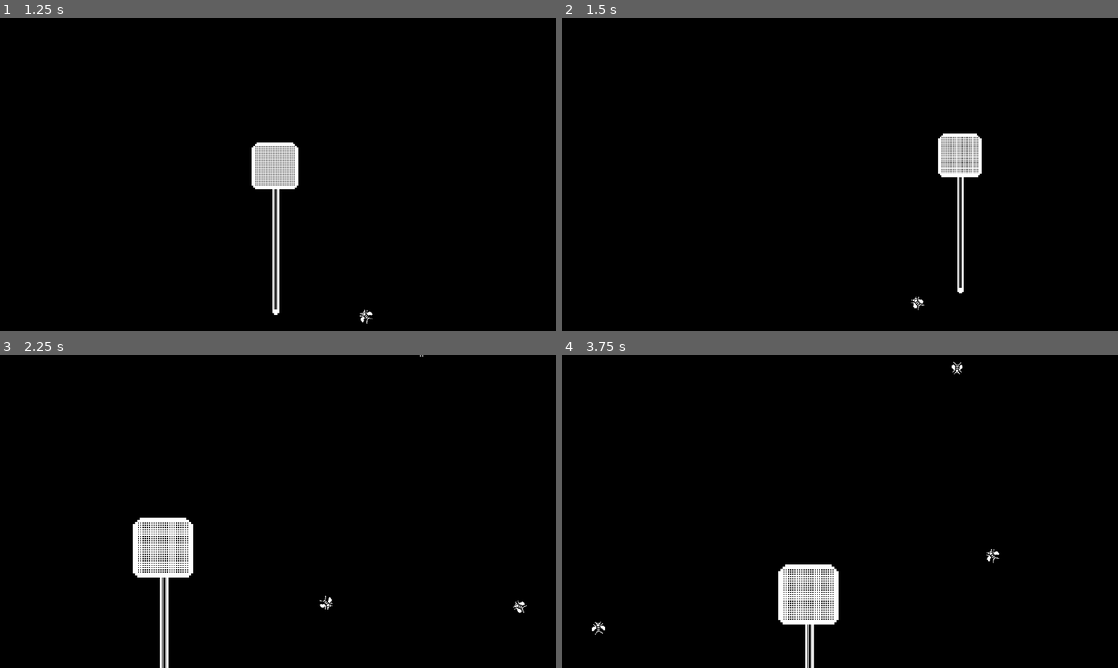
Above: before the commit, frames 1-4 (two rows, left to right).
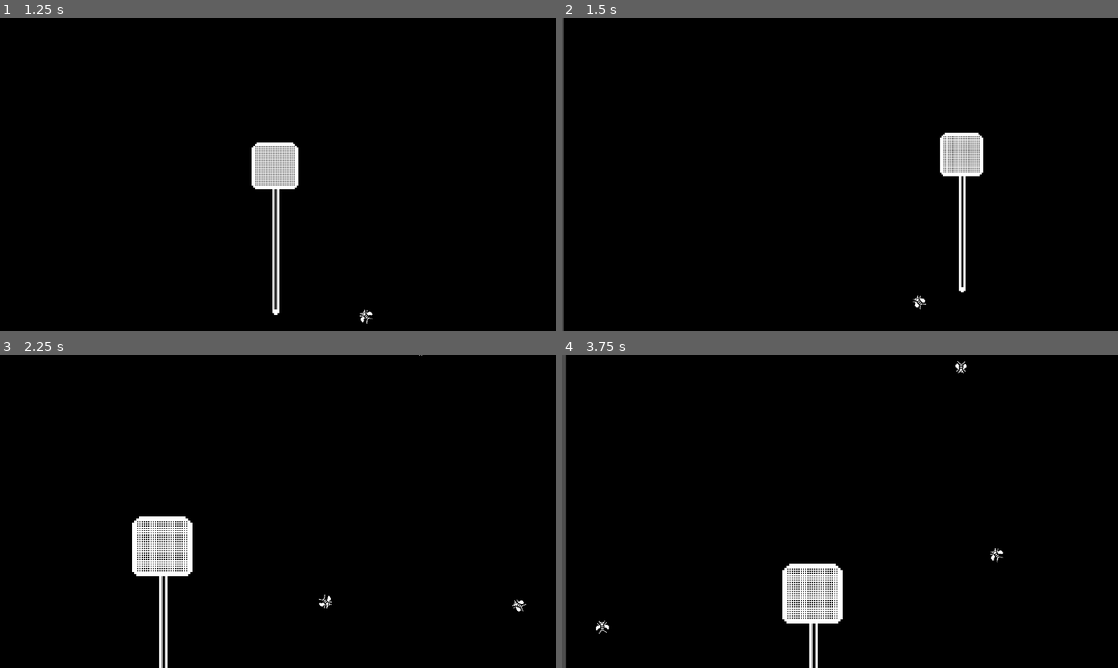
Above: after the commit, the same moments.

Repository: markusweiss/godot-template
Game: Godot game, scene res://start.tscn
The game is run twice, just before and just after one commit, with the same random seed, the same clock (stepped at 60 frames per second) and the same inputs. The project has no main scene, so this scene is started directly. Sound files missing from this copy of the repository are replaced by a short silence.
Inputs (mouse positions are in pixels of both pictures, inside the frame that each line leads up to):
- Up to frame 1 (1.25 s): click "Start Game" at 0.5 s
- Up to frame 2 (1.5 s): move the mouse to (962, 158) at 1.27 s; hold Right (move_right) from 1.28 s (still down); click (962, 158) at 1.42 s
- Up to frame 3 (2.25 s): release Right (move_right) at 2 s; drag from (166, 527) to (333, 611) at 2.02 s
- Up to frame 4 (3.75 s): move the mouse to (895, 442) at 2.77 s; hold Right (move_right) 2.78-3.5 s; click (895, 442) at 2.92 s; drag from (812, 574) to (1006, 574) at 3.52 s

Frame 1 is identical in both runs. In frame 2, 1.7% of the frame differs, in the area x 0-76%, y 0-100%; in frame 3, 1.7%; in frame 4, 2.6%, in the area x 0-80%, y 0-100%.

Commit message:
add camera to test shake effect

Diff:
--- /dev/null
+++ b/features/levels/camera_2d.gd
@@ -0,0 +1,25 @@
+extends Camera2D
+
+@export var shake_strength := 10
+@export var shake_duration := 0.15
+
+var _shake_timer := 0.0
+
+func shake():
+	_shake_timer = shake_duration
+
+func _process(delta):
+	if _shake_timer > 0:
+		_shake_timer -= delta
+		var offset = Vector2(
+			randf_range(-1, 1),
+			randf_range(-1, 1)
+		) * shake_strength
+
+		if offset.length() > shake_strength:
+			offset = offset.normalized() * shake_strength
+
+		offset = offset.round()  # Für sauberen Pixellook
+		position = offset
+	else:
+		position = Vector2.ZERO
--- a/features/levels/fly_swatter.gd
+++ b/features/levels/fly_swatter.gd
@@ -1,6 +1,6 @@
 extends Sprite2D
 
-@export var boundary_rect: Rect2 = Rect2(0, 0, 1024, 600)
+@export var boundary_rect: Rect2 = Rect2(0, 0, 1280, 720)
 
 var is_swinging := false
 var swing_timer := 0.0
@@ -55,6 +55,7 @@
 func _input(event):
 	if event is InputEventMouseButton and event.button_index == MOUSE_BUTTON_LEFT and event.pressed and not is_swinging:
 		play_swatter_sound()
+		get_viewport().get_camera_2d().shake()
 		is_swinging = true
 		swing_timer = 0.0
 
--- a/features/levels/test_fly_game.gd
+++ b/features/levels/test_fly_game.gd
@@ -29,7 +29,7 @@
 
 func _ready():
 	# Pause zuslassen
-	process_mode = Node.PROCESS_MODE_PAUSABLE
+	# process_mode = Node.PROCESS_MODE_PAUSABLE
 	# Musik initialisieren
 	player.stream = load("res://features/UI/main_menu/assets/sounds/beattest2.mp3")
 	player.stream.loop = true
--- a/features/levels/test_fly_game.tscn
+++ b/features/levels/test_fly_game.tscn
@@ -6,6 +6,7 @@
 [ext_resource type="Texture2D" uid="uid://cmbgl8ubd0tqj" path="res://features/player/assets/images/flyswatter.png" id="3_nmn2b"]
 [ext_resource type="Script" uid="uid://eepdu6k8ur63" path="res://features/levels/fly_swatter.gd" id="4_4pjdu"]
 [ext_resource type="Script" uid="uid://c3odfivc04uu0" path="res://features/levels/area_2d.gd" id="5_nmn2b"]
+[ext_resource type="Script" uid="uid://ccte5gjoq0iqg" path="res://features/levels/camera_2d.gd" id="7_68erv"]
 
 [sub_resource type="StyleBoxFlat" id="StyleBoxFlat_i5udf"]
 bg_color = Color(0, 0, 0, 1)
@@ -19,8 +20,8 @@
 [node name="Pause" parent="." instance=ExtResource("2_pgi5k")]
 
 [node name="Panel" type="Panel" parent="."]
-offset_right = 2304.0
-offset_bottom = 1296.0
+offset_right = 2560.0
+offset_bottom = 1440.0
 mouse_filter = 2
 theme_override_styles/panel = SubResource("StyleBoxFlat_i5udf")
 
@@ -45,3 +46,7 @@
 shape = SubResource("RectangleShape2D_4pjdu")
 
 [node name="AudioStreamPlayer2D" type="AudioStreamPlayer2D" parent="."]
+
+[node name="Camera2D" type="Camera2D" parent="."]
+anchor_mode = 0
+script = ExtResource("7_68erv")
--- a/features/levels/test_level.tscn
+++ b/features/levels/test_level.tscn
@@ -1,6 +1,7 @@
-[gd_scene load_steps=2 format=3 uid="uid://ctiwk30jr8vft"]
+[gd_scene load_steps=3 format=3 uid="uid://ctiwk30jr8vft"]
 
 [ext_resource type="PackedScene" uid="uid://cs10e62ijp1y6" path="res://features/player/player.tscn" id="1_fgwtm"]
+[ext_resource type="PackedScene" uid="uid://c1itgh3jndaye" path="res://features/UI/pause.tscn" id="2_xujuc"]
 
 [node name="TestLevel" type="CanvasLayer"]
 
@@ -12,3 +13,5 @@
 grow_vertical = 2
 
 [node name="CharacterBody2D" parent="." instance=ExtResource("1_fgwtm")]
+
+[node name="Pause" parent="." instance=ExtResource("2_xujuc")]
Not shown, added: features/levels/camera_2d.gd.uid
Not shown: 1 places in features/levels/test_fly_game.tscn that only renumber resources
